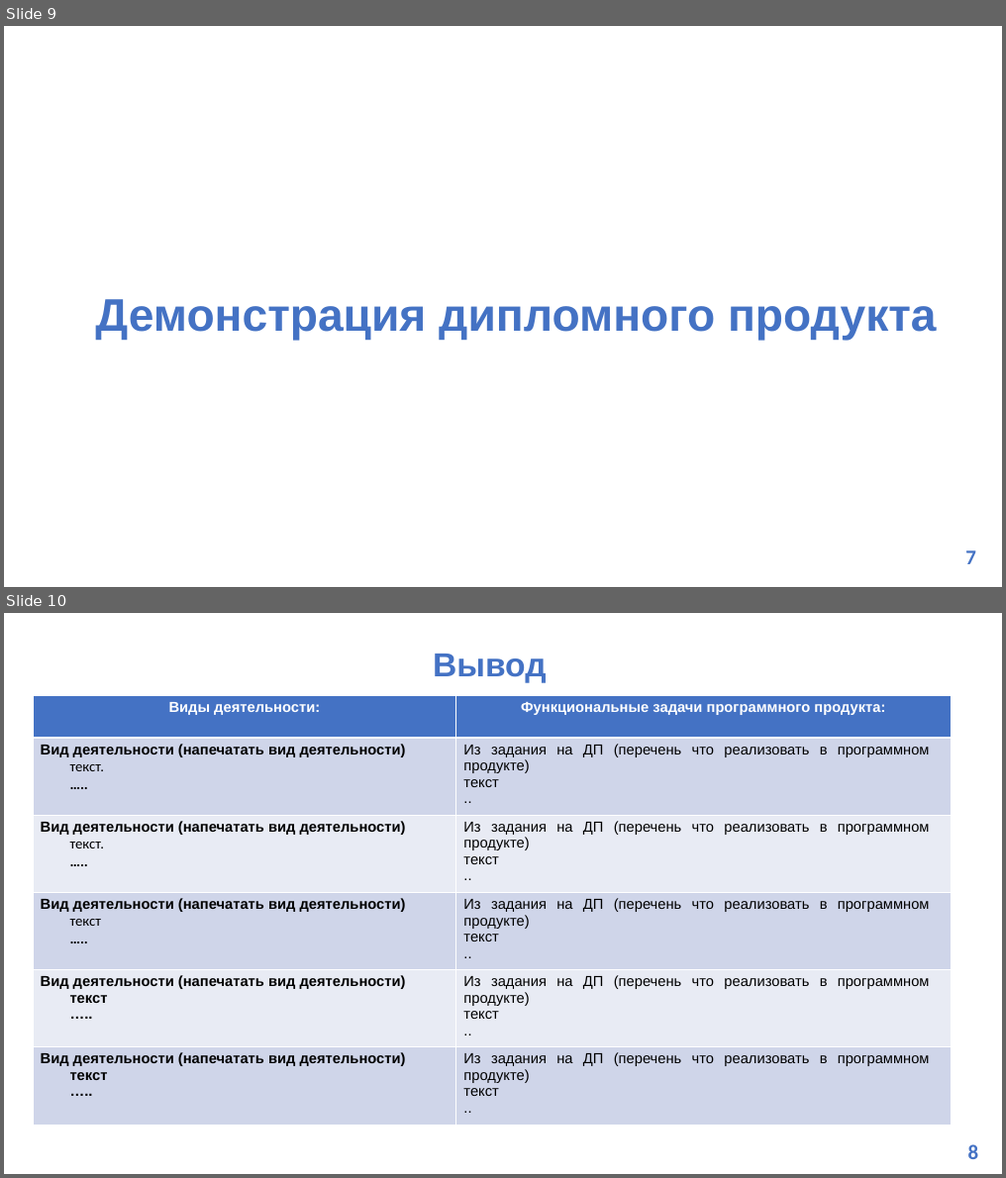
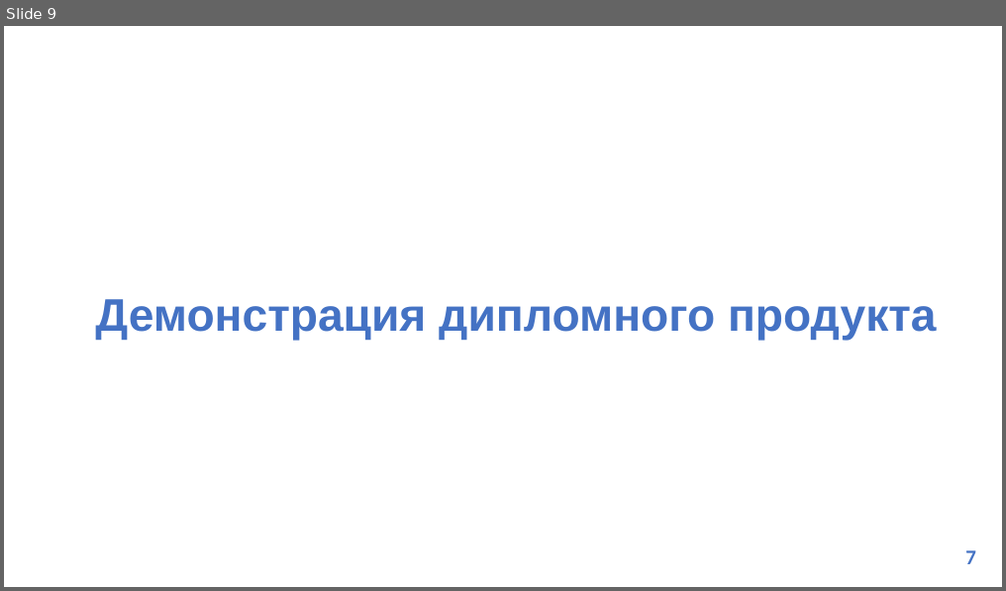
Before and after one commit to Klevchik1/Diplom, a slide deck: Документация/Седых Владислав БД-22-1.pptx. Shown one above the other, each under a label of ours: slides 9 and 10 before the commit, slide 9 after it. The pictures are 1006x1178 and 1006x591 pixels, drawn with LibreOffice and Linux fonts; fonts in the diff are those of the drawing. Boxes give left, top, right and bottom in pixels: in the first picture for what was removed or moved away, otherwise in the second. Text is boxed around its words. In the diff, an @@ line names an element or a change of style, - is before the commit and + after.

```diff
--- a/Документация/Седых Владислав БД-22-1.pptx
+++ b/Документация/Седых Владислав БД-22-1.pptx
@@ slide 10 removed at <box>4,613,1002,1174</box>, background #FFFFFF @@
@@ title removed at <box>433,654,547,683</box> @@
-Вывод
@@ table removed at <box>33,695,951,1124</box>, 6 rows, 2 columns @@
-Виды деятельности: | Функциональные задачи программного продукта:
-Вид деятельности (напечатать вид деятельности) / текст. / ….. | Из задания на ДП (перечень что реализовать в программном продукте) / текст / ..
-Вид деятельности (напечатать вид деятельности) / текст. / ….. | Из задания на ДП (перечень что реализовать в программном продукте) / текст / ..
-Вид деятельности (напечатать вид деятельности) / текст / ….. | Из задания на ДП (перечень что реализовать в программном продукте) / текст / ..
-Вид деятельности (напечатать вид деятельности) / текст / ….. | Из задания на ДП (перечень что реализовать в программном продукте) / текст / ..
-Вид деятельности (напечатать вид деятельности) / текст / ….. | Из задания на ДП (перечень что реализовать в программном продукте) / текст / ..
@@ text removed at <box>968,1145,979,1159</box> @@
-8
```
Also in this commit, not shown: 1 slide added, 1 other file.
